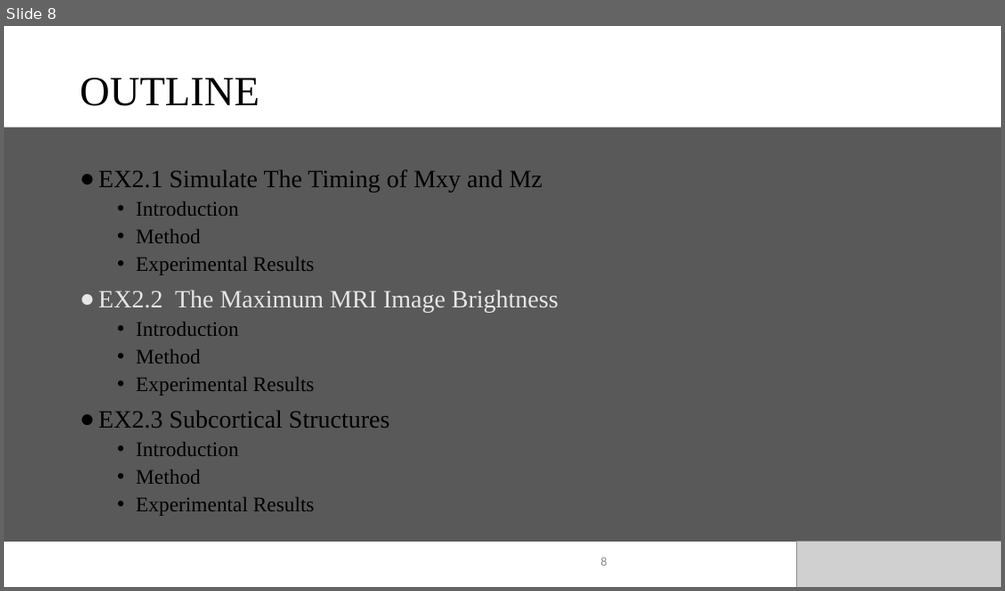
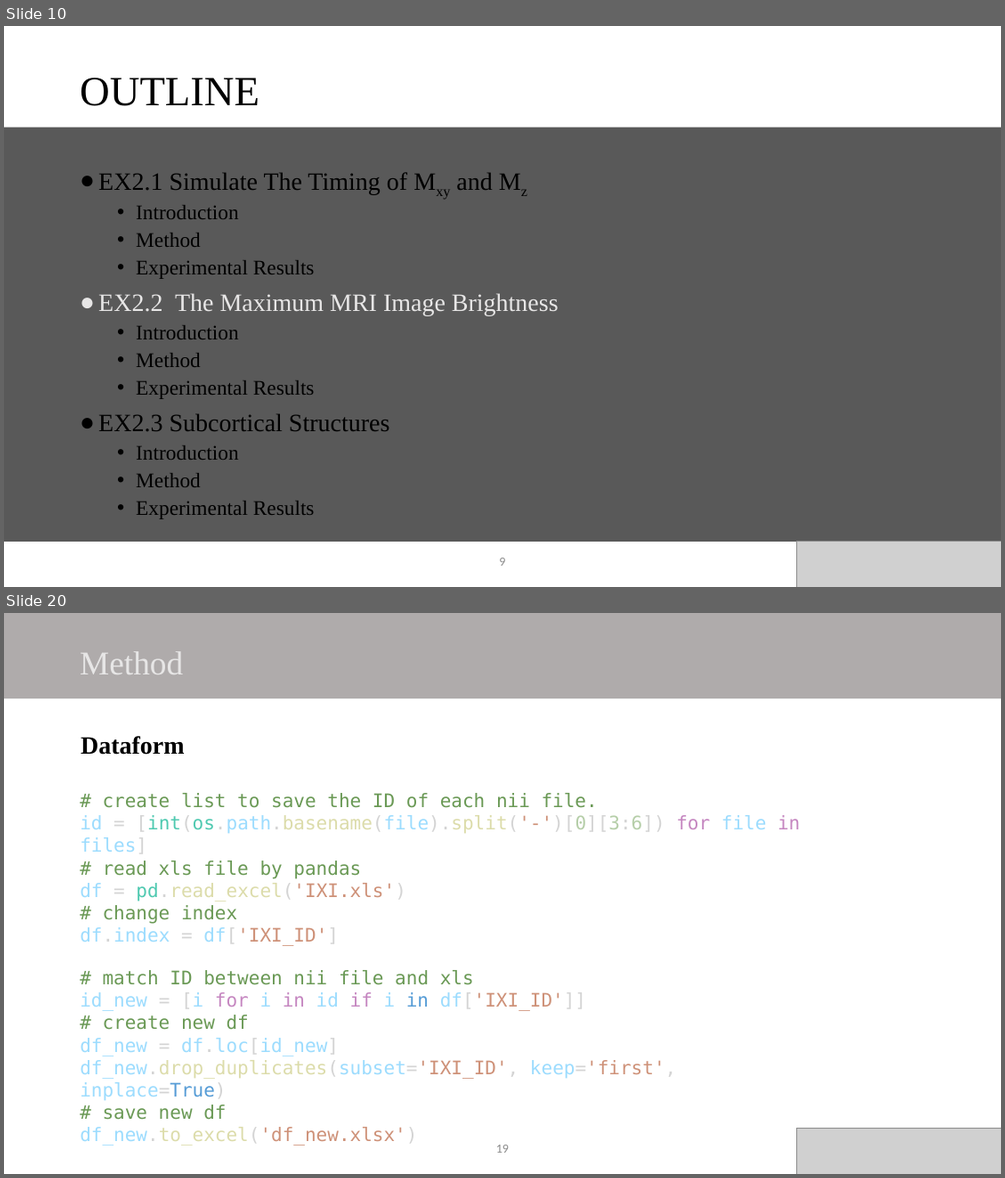
Before and after one commit to DanielHo-BS/MRI, a slide deck: FLASH_HW2/HW2.pptx. Shown one above the other, each under a label of ours: slide 8 before the commit, slides 10 and 20 after it; the slides between them are not shown. The pictures are 1005x591 and 1005x1178 pixels, drawn with LibreOffice and Linux fonts; fonts in the diff are those of the drawing; grey boxes stand for pictures. Boxes give left, top, right and bottom in pixels: in the first picture for what was removed or moved away, otherwise in the second. Text is boxed around its words. In the diff, an @@ line names an element or a change of style, - is before the commit and + after.

```diff
--- a/FLASH_HW2/HW2.pptx
+++ b/FLASH_HW2/HW2.pptx
@@ slide 20 added at [4,613,1001,1174], background #FFFFFF @@
@@ rectangle added at [4,613,1001,699], fill #AFABAB @@
@@ text added at [80,651,183,674], 32 pt, text #E7E6E6 @@
+Method
@@ text added at [81,736,185,755], 24 pt, text #000000, bold @@
+Dataform
@@ text added at [80,793,800,941], 18 pt, text #6A9955 @@
+# create list to save the ID of each nii file.
+id = [int(os.path.basename(file).split('-')[0][3:6]) for file in files]
+# read xls file by pandas
+df = pd.read_excel('IXI.xls')
+# change index
+df.index = df['IXI_ID']
@@ text added at [80,970,676,1145], 18 pt, text #9CDCFE @@
+# match ID between nii file and xls
+id_new = [i for i in id if i in df['IXI_ID']]
+# create new df
+df_new = df.loc[id_new]
+df_new.drop_duplicates(subset='IXI_ID', keep='first', inplace=True)
+# save new df
+df_new.to_excel('df_new.xlsx')
@@ page number added at [496,1144,509,1152], 12 pt, text #8C8C8C @@
+19
@@ picture added at [797,1128,1001,1174] @@
@@ what was slide 8 is now slide 10 @@
@@ slide 10 changed as well @@
@@ text at [98,172,492,195]: now subscript in "Mxy Mz" @@
@@ page number at [499,557,505,565]: text changed @@
-8
+9
```
Also in this commit, not shown: 2 other slides changed, 22 other slides added, 7 slides removed, 6 other files.
